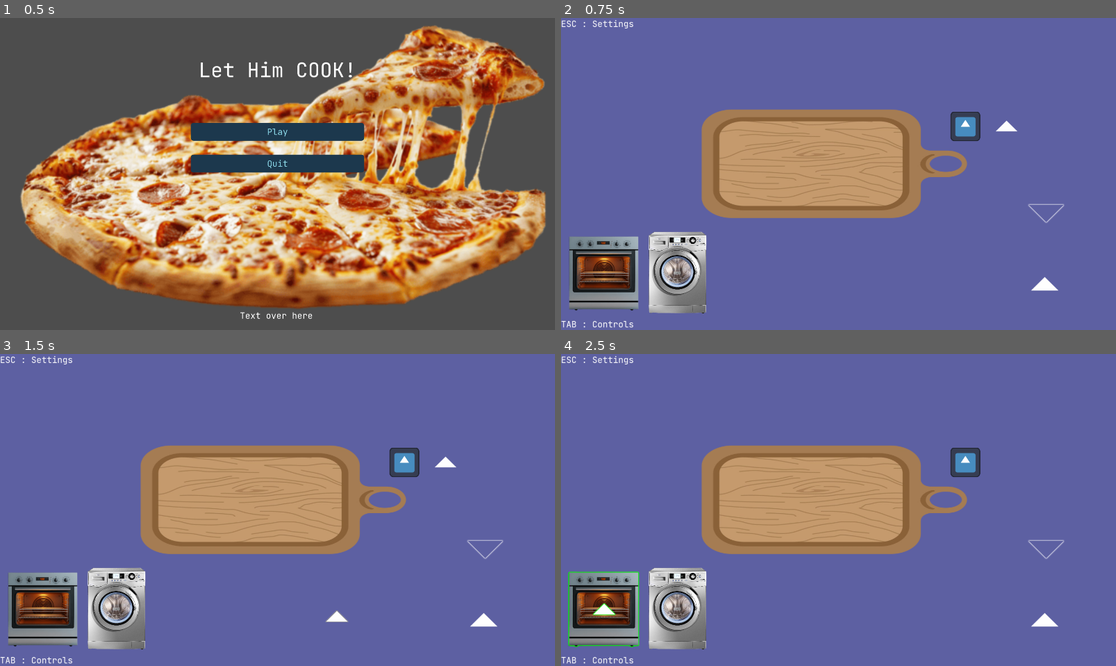
Above: before the commit, frames 1-4 (two rows, left to right).
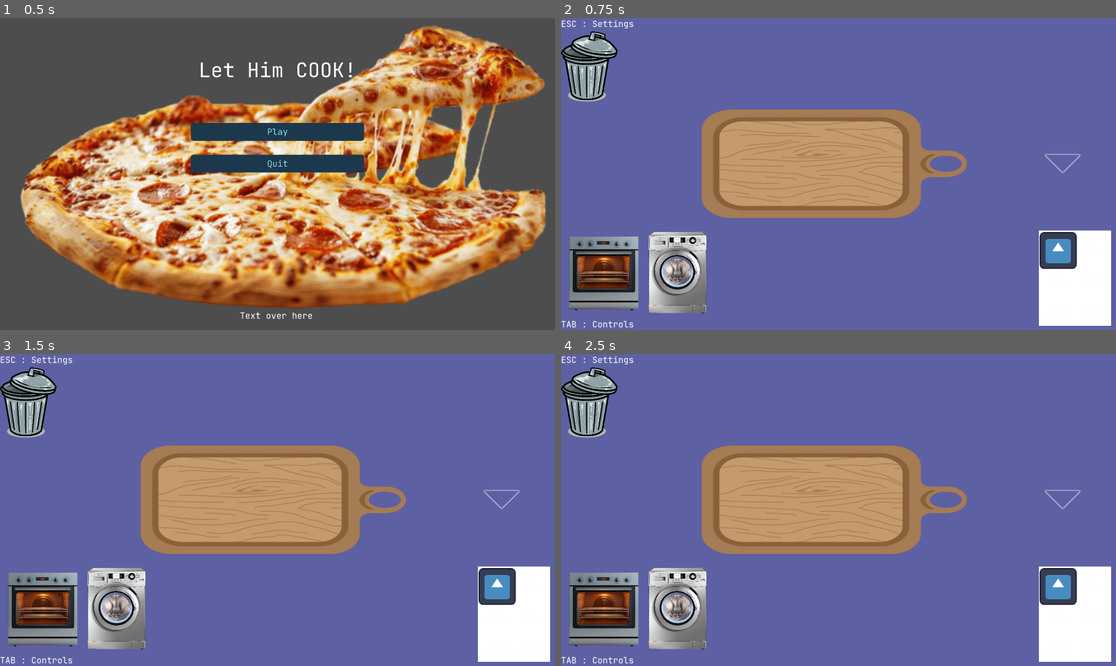
Above: after the commit, the same moments.

Repository: MikeyMictan1/Warwick-Game-Jam-2026
Game: Godot game, scene res://UI/ui_scenes/MainMenu.tscn
Same seed, same stepped clock (60 frames per second), same inputs: the game is played once before the commit and once after it. The engine's default icon, where the game draws it, is replaced by a stand-in: a white triangle on a blue panel in a dark square.
Inputs (mouse positions are in pixels of both pictures, inside the frame that each line leads up to):
- Up to frame 1 (0.5 s): no input
- Up to frame 2 (0.75 s): click "Play" at 0.5 s
- Up to frame 3 (1.5 s): tap Enter at 1.25 s; drag from (482, 619) to (44, 609) at 1.27 s
- Up to frame 4 (2.5 s): drag from (1005, 463) to (605, 609) at 2.02 s

Frame 1 is identical in both runs. In frame 2, 6.2% of the frame differs, in the area x 0-100%, y 4-99%; in frame 3, 6.3%; in frame 4, 6.5%.

Commit message:
Chopping board added + pop animation improvements

Diff:
--- /dev/null
+++ b/Scenes/Bin.tscn
@@ -0,0 +1,17 @@
+[gd_scene load_steps=4 format=3 uid="uid://bb8kjvwjtv6qo"]
+
+[ext_resource type="Texture2D" uid="uid://c2moo3e6dowj7" path="res://Assets/Art/Other/bin.png" id="1_deh4l"]
+[ext_resource type="Script" uid="uid://dog3af4gjv276" path="res://Scripts/bin.gd" id="1_sfmvk"]
+
+[sub_resource type="RectangleShape2D" id="RectangleShape2D_1nqf6"]
+size = Vector2(96, 128)
+
+[node name="Bin" type="Area2D"]
+script = ExtResource("1_sfmvk")
+
+[node name="Sprite2D" type="Sprite2D" parent="."]
+scale = Vector2(0.117346995, 0.117346995)
+texture = ExtResource("1_deh4l")
+
+[node name="CollisionShape2D" type="CollisionShape2D" parent="."]
+shape = SubResource("RectangleShape2D_1nqf6")
--- a/Scenes/ChoppingBoard.tscn
+++ b/Scenes/ChoppingBoard.tscn
@@ -1,10 +1,13 @@
-[gd_scene load_steps=3 format=3 uid="uid://bm4scc4qkrsnt"]
+[gd_scene load_steps=4 format=3 uid="uid://bm4scc4qkrsnt"]
 
 [ext_resource type="Texture2D" uid="uid://bkrk6j3vaj5qp" path="res://Assets/Art/Other/cutting_board.webp" id="1_ssvw5"]
+[ext_resource type="Script" uid="uid://dbatggo3aclgy" path="res://Scripts/ChoppingBoard.gd" id="1_uxuos"]
 
 [sub_resource type="RectangleShape2D" id="RectangleShape2D_hqiy5"]
+size = Vector2(30, 30)
 
-[node name="ChoppingBoard" type="Node2D"]
+[node name="ChoppingBoard" type="Node2D" groups=["chopping_board"]]
+script = ExtResource("1_uxuos")
 
 [node name="Sprite2D" type="Sprite2D" parent="."]
 position = Vector2(84.39239, 16.159311)
--- a/Scenes/Ingredient.tscn
+++ b/Scenes/Ingredient.tscn
@@ -81,7 +81,7 @@
 "times": PackedFloat32Array(0, 0.3, 0.6),
 "transitions": PackedFloat32Array(1, 1, 1),
 "update": 0,
-"values": [Vector2(0, -80), Vector2(0, -120), Vector2(0, -80)]
+"values": [Vector2(0, -80), Vector2(0, -120), Vector2(0, 0)]
 }
 tracks/2/type = "value"
 tracks/2/imported = false
@@ -93,7 +93,7 @@
 "times": PackedFloat32Array(0, 0.3, 0.6),
 "transitions": PackedFloat32Array(1, 1, 1),
 "update": 0,
-"values": [Vector2(0, -80), Vector2(0, -120), Vector2(0, -80)]
+"values": [Vector2(0, -80), Vector2(0, -120), Vector2(0, 0)]
 }
 tracks/3/type = "value"
 tracks/3/imported = false
--- a/Scenes/MainScene.tscn
+++ b/Scenes/MainScene.tscn
@@ -1,13 +1,12 @@
-[gd_scene load_steps=11 format=3 uid="uid://ccarxryw6scdg"]
+[gd_scene load_steps=10 format=3 uid="uid://ccarxryw6scdg"]
 
 [ext_resource type="Script" uid="uid://dslbl3i32erhh" path="res://Scripts/MainScene.gd" id="1_hpc76"]
-[ext_resource type="PackedScene" uid="uid://ctrn2nwo2rxqi" path="res://Scenes/Ingredient.tscn" id="2_tr2i4"]
 [ext_resource type="PackedScene" uid="uid://0du1xmf45kuq" path="res://Scenes/Oven.tscn" id="2_y4jh7"]
-[ext_resource type="Resource" uid="uid://cd7odfpp1yywl" path="res://Resources/Lettuce.tres" id="3_7rqgy"]
-[ext_resource type="Resource" uid="uid://iruq2f54b0f5" path="res://Resources/Dried_Pasta.tres" id="4_7rqgy"]
 [ext_resource type="PackedScene" uid="uid://d1dw40ll10xul" path="res://Scenes/MixingBowl.tscn" id="4_f140w"]
 [ext_resource type="PackedScene" uid="uid://bm4scc4qkrsnt" path="res://Scenes/ChoppingBoard.tscn" id="5_0iob3"]
 [ext_resource type="PackedScene" uid="uid://cjwj343smscw5" path="res://Scenes/IngredientSpawner.tscn" id="5_qxria"]
+[ext_resource type="PackedScene" uid="uid://bb8kjvwjtv6qo" path="res://Scenes/Bin.tscn" id="6_f140w"]
+[ext_resource type="Resource" uid="uid://do6hc4bkwpcbk" path="res://Resources/Garlic.tres" id="7_f140w"]
 [ext_resource type="PackedScene" uid="uid://dph6b446653jp" path="res://Scripts/WashingMachine.tscn" id="7_q68mp"]
 
 [sub_resource type="CanvasTexture" id="CanvasTexture_2ia5b"]
@@ -63,24 +62,41 @@
 scale = Vector2(5, 5)
 
 [node name="MixingBowl" parent="Appliances" instance=ExtResource("4_f140w")]
-position = Vector2(1678, 677)
+position = Vector2(1735, 504.00006)
 scale = Vector2(5, 5)
 
 [node name="ChoppingBoard" parent="Appliances" instance=ExtResource("5_0iob3")]
 position = Vector2(608, 440)
 scale = Vector2(4, 4)
 
+[node name="Bin" parent="Appliances" instance=ExtResource("6_f140w")]
+position = Vector2(98, 168)
+scale = Vector2(2, 2)
+
 [node name="IngredientGenerators" type="Node2D" parent="."]
 
-[node name="IngredientSpawner" parent="IngredientGenerators" instance=ExtResource("5_qxria")]
-position = Vector2(1673, 920)
+[node name="ColorRect" type="ColorRect" parent="IngredientGenerators"]
+offset_left = 1653.0
+offset_top = 735.0
+offset_right = 1903.0
+offset_bottom = 1065.0
+mouse_filter = 2
 
-[node name="TestItems" type="Node2D" parent="."]
+[node name="LettuceSpawner" parent="IngredientGenerators" instance=ExtResource("5_qxria")]
+position = Vector2(1718, 1006)
 
-[node name="Ingredient2" parent="TestItems" instance=ExtResource("2_tr2i4")]
-position = Vector2(1541, 374)
-ingredient_data = ExtResource("3_7rqgy")
+[node name="GarlicSpawner" parent="IngredientGenerators" instance=ExtResource("5_qxria")]
+position = Vector2(1720, 805)
+ingredient_data = ExtResource("7_f140w")
 
-[node name="Ingredient" parent="TestItems" instance=ExtResource("2_tr2i4")]
-position = Vector2(1399, 375)
-ingredient_data = ExtResource("4_7rqgy")
+[node name="BombPaperSpawner" parent="IngredientGenerators" instance=ExtResource("5_qxria")]
+position = Vector2(1837, 802)
+
+[node name="TomatoSpawner" parent="IngredientGenerators" instance=ExtResource("5_qxria")]
+position = Vector2(1721, 903)
+
+[node name="PufferfishSpawner" parent="IngredientGenerators" instance=ExtResource("5_qxria")]
+position = Vector2(1834, 1007)
+
+[node name="DriedPastaSpawner" parent="IngredientGenerators" instance=ExtResource("5_qxria")]
+position = Vector2(1837, 905)
--- /dev/null
+++ b/Scripts/ChoppingBoard.gd
@@ -0,0 +1,33 @@
+extends Node2D
+
+# Dictionary to track which ingredient is in which slot
+var slot_contents: Dictionary = {}
+
+func _ready() -> void:
+	# Initialize all slots as empty
+	for i in range(1, 11):
+		var slot_name = "slot_" + str(i)
+		slot_contents[slot_name] = null
+
+func try_add_ingredient_to_slot(ingredient: IngredientScene, slot: Area2D) -> bool:
+	# Check if slot is empty
+	if slot_contents[slot.name] == null:
+		# Add ingredient to slot
+		slot_contents[slot.name] = ingredient
+		ingredient.current_slot = slot
+		# Snap ingredient to slot position
+		ingredient.global_position = slot.global_position
+		ingredient.z_index = 1
+		print("Placed ingredient in ", slot.name)
+		return true
+	else:
+		print("Slot ", slot.name, " is already occupied")
+		return false
+
+func remove_ingredient_from_slot(ingredient: IngredientScene):
+	if ingredient.current_slot != null:
+		var slot_name = ingredient.current_slot.name
+		if slot_contents.has(slot_name):
+			slot_contents[slot_name] = null
+			print("Removed ingredient from ", slot_name)
+		ingredient.current_slot = null
--- a/Scripts/IngredientScene.gd
+++ b/Scripts/IngredientScene.gd
@@ -11,6 +11,7 @@
 var drag_offset: Vector2 = Vector2.ZERO
 var is_hovering: bool = false
 var shader_material: ShaderMaterial
+var current_slot: Area2D = null  # Track which slot this ingredient is in
 
 func _ready():
 	sprite.texture = ingredient_data.get_ingredient_icon()
@@ -59,6 +60,8 @@
 	for area in get_overlapping_areas():
 		if area.name in ["MixingBowl", "Oven", "WashingMachine"]:
 			return true
+		if area.name.begins_with("slot_"):
+			return true
 	return false
 
 func _input_event(_viewport, event, _shape_idx):
@@ -77,6 +80,13 @@
 				drag_offset = global_position - get_global_mouse_position()
 				# Set z-index to 100 while dragging
 				z_index = 100
+
+				# If in a slot, remove from it
+				if current_slot != null:
+					var chopping_board = get_tree().get_first_node_in_group("chopping_board")
+					if chopping_board:
+						chopping_board.remove_ingredient_from_slot(self)
+
 				update_outline()
 				# Prevent this event from reaching ingredients below this one
 				get_viewport().set_input_as_handled()
@@ -102,19 +112,53 @@
 		update_outline()  # Update outline to check if over appliance
 
 func try_combine():
+	# Check if we're overlapping with chopping board slots first
+	var overlapping_slots = []
+	for other_area in get_overlapping_areas():
+		if other_area.name.begins_with("slot_"):
+			overlapping_slots.append(other_area)
+
+	# If overlapping multiple slots, find the one with most overlap
+	if overlapping_slots.size() > 0:
+		var best_slot = null
+		var max_overlap = 0.0
+
+		for slot in overlapping_slots:
+			# Calculate overlap distance (closer center = better)
+			var distance = global_position.distance_to(slot.global_position)
+			var overlap_score = 1.0 / (distance + 1.0)  # Inverse distance scoring
+
+			if overlap_score > max_overlap:
+				max_overlap = overlap_score
+				best_slot = slot
+
+		# Try to add to the best slot
+		if best_slot:
+			var chopping_board = get_tree().get_first_node_in_group("chopping_board")
+			if chopping_board:
+				if chopping_board.try_add_ingredient_to_slot(self, best_slot):
+					return
+
 	# Check if we're overlapping with appliances
 	for other_area in get_overlapping_areas():
 		if other_area.name == "MixingBowl":
 			print("Adding to mixing bowl: ", ingredient_data.name)
 			other_area.add_ingredient(self)
 			return
+
 		elif other_area.name == "Oven":
 			print("Adding to oven: ", ingredient_data.name)
 			other_area.add_ingredient(self)
 			return
+
 		elif other_area.name == "WashingMachine":
 			print("Adding to washing machine: ", ingredient_data.name)
 			other_area.add_ingredient(self)
+			return
+
+		elif other_area.name == "Bin":
+			print("Adding to bin")
+			self.queue_free()
 			return
 
 func pop_out():
--- a/Scripts/MixingBowl.gd
+++ b/Scripts/MixingBowl.gd
@@ -76,7 +76,7 @@
 	var item_b = ingredients_in_bowl[1]
 
 	# Store the bowl position for spawning
-	var bowl_position = global_position
+	var bowl_position = Vector2(global_position.x, global_position.y - 80)
 
 	# Remove from our tracking array
 	ingredients_in_bowl.clear()
--- /dev/null
+++ b/Scripts/bin.gd
@@ -0,0 +1,44 @@
+extends Area2D
+
+var shader_material: ShaderMaterial
+
+@onready var sprite: Sprite2D = $Sprite2D
+
+func _ready():
+	input_pickable = false
+
+	# Setup outline shader
+	var shader = preload("res://Assets/Art/outline.gdshader")
+	shader_material = ShaderMaterial.new()
+	shader_material.shader = shader
+	sprite.material = shader_material
+
+	# Connect area signals to detect when ingredients hover over
+	area_entered.connect(_on_area_entered)
+	area_exited.connect(_on_area_exited)
+
+func _on_area_entered(area: Area2D):
+	if area is IngredientScene and area.is_dragging:
+		update_outline(true)
+
+func _on_area_exited(area: Area2D):
+	if area is IngredientScene:
+		# Check if any other dragging ingredients are still over the oven
+		var still_hovering = false
+		for other_area in get_overlapping_areas():
+			if other_area is IngredientScene and other_area.is_dragging:
+				still_hovering = true
+				break
+		update_outline(still_hovering)
+
+func update_outline(show: bool):
+	if not shader_material:
+		return
+
+	if show:
+		# Green outline when ingredient is dragging over
+		shader_material.set_shader_parameter("outline_color", Color(1.0, 0.0, 0.0, 1.0))
+		shader_material.set_shader_parameter("show_outline", true)
+	else:
+		# No outline
+		shader_material.set_shader_parameter("show_outline", false)
Binary file added: Assets/Art/Other/bin.png
Not shown, added: Assets/Art/Other/bin.png.import
Not shown, added: Scripts/ChoppingBoard.gd.uid
Not shown, added: Scripts/bin.gd.uid
